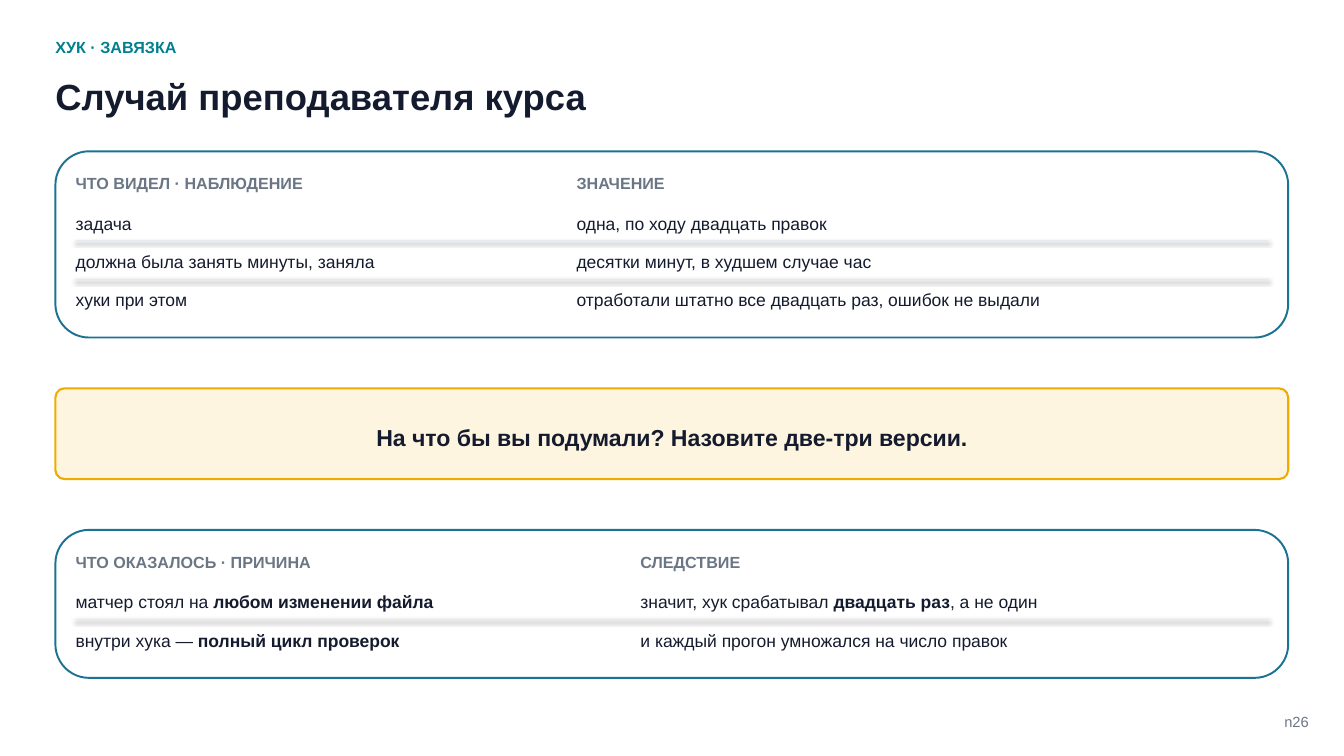
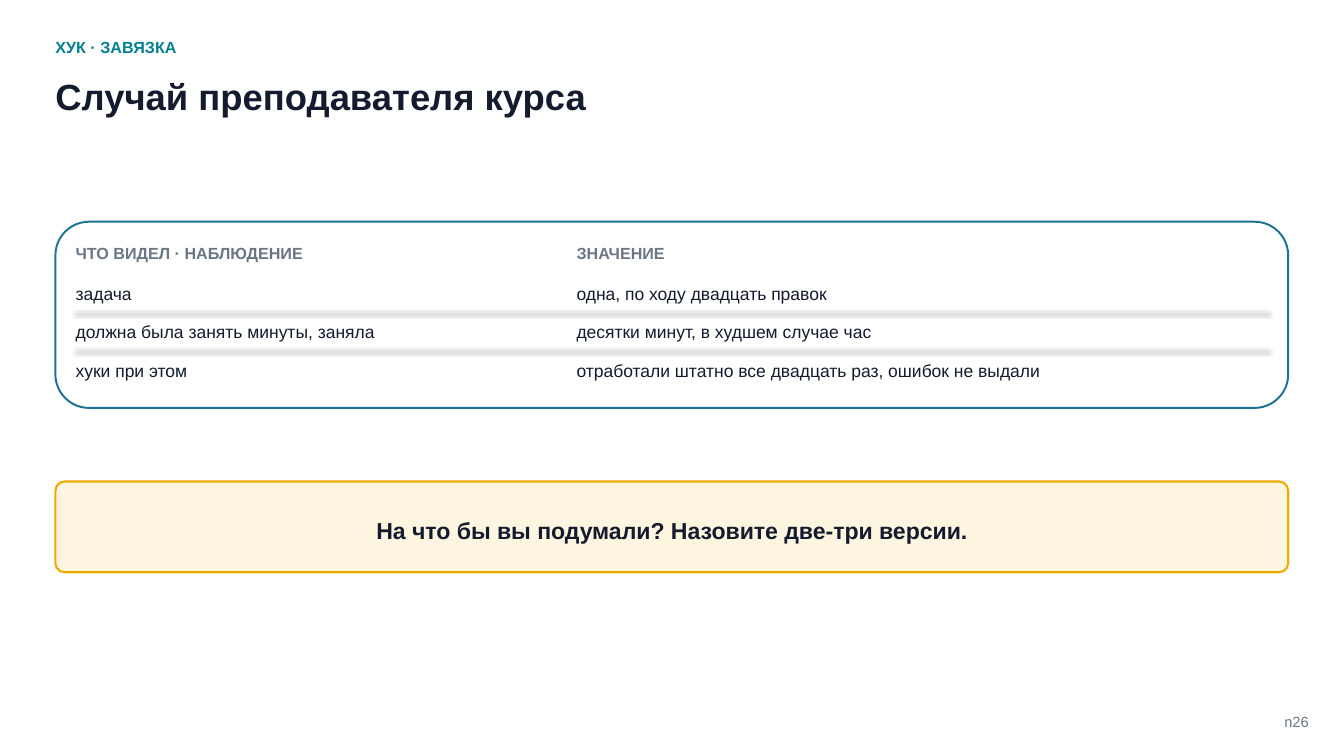
Before and after one commit to tellina-study/AI-usage-lessons, a slide deck: slide 27 of library/seminars/sem-05/rendered/sem-05.pptx (slide 26 before the commit). Drawn at 1344x756 pixels with LibreOffice and Linux fonts; fonts in the diff are those of the drawing. Boxes give left, top, right and bottom in pixels: in the first picture for what was removed or moved away, otherwise in the second. Text is boxed around its words. In the diff, an @@ line names an element or a change of style, - is before the commit and + after.

```diff
--- a/library/seminars/sem-05/rendered/sem-05.pptx
+++ b/library/seminars/sem-05/rendered/sem-05.pptx
@@ 8 texts, 1 rounded rectangle: place and size @@
-8 texts, 1 rounded rectangle at (55, 151, 1289, 338)
+8 texts, 1 rounded rectangle at (55, 222, 1289, 408)
@@ line moved from (76, 279) - (1268, 279) to (76, 312) - (1268, 312) @@
@@ line moved from (76, 241) - (1268, 241) to (76, 350) - (1268, 350) @@
@@ rounded rectangle: place and size @@
-rounded rectangle at (55, 388, 1289, 479)
+rounded rectangle at (55, 482, 1289, 573)
@@ text "На что бы вы подумали? ...": place and size @@
-text "На что бы вы подумали? ..." at (376, 429, 967, 451)
+text "На что бы вы подумали? ..." at (376, 522, 967, 544)
@@ rounded rectangle removed at (55, 530, 1289, 679) @@
@@ text removed at (76, 557, 311, 568) @@
-ЧТО ОКАЗАЛОСЬ · ПРИЧИНА
@@ text removed at (640, 557, 740, 571) @@
-СЛЕДСТВИЕ
@@ text removed at (76, 595, 434, 612) @@
-матчер стоял на любом изменении файла
@@ text removed at (640, 595, 1038, 612) @@
-значит, хук срабатывал двадцать раз, а не один
@@ line removed from (76, 620) to (1268, 620) @@
@@ text removed at (76, 634, 399, 651) @@
-внутри хука — полный цикл проверок
@@ text removed at (640, 634, 1007, 651) @@
-и каждый прогон умножался на число правок
```
Also in this commit, not shown: 1 other slide changed, 2 slides added, 7 other files.
